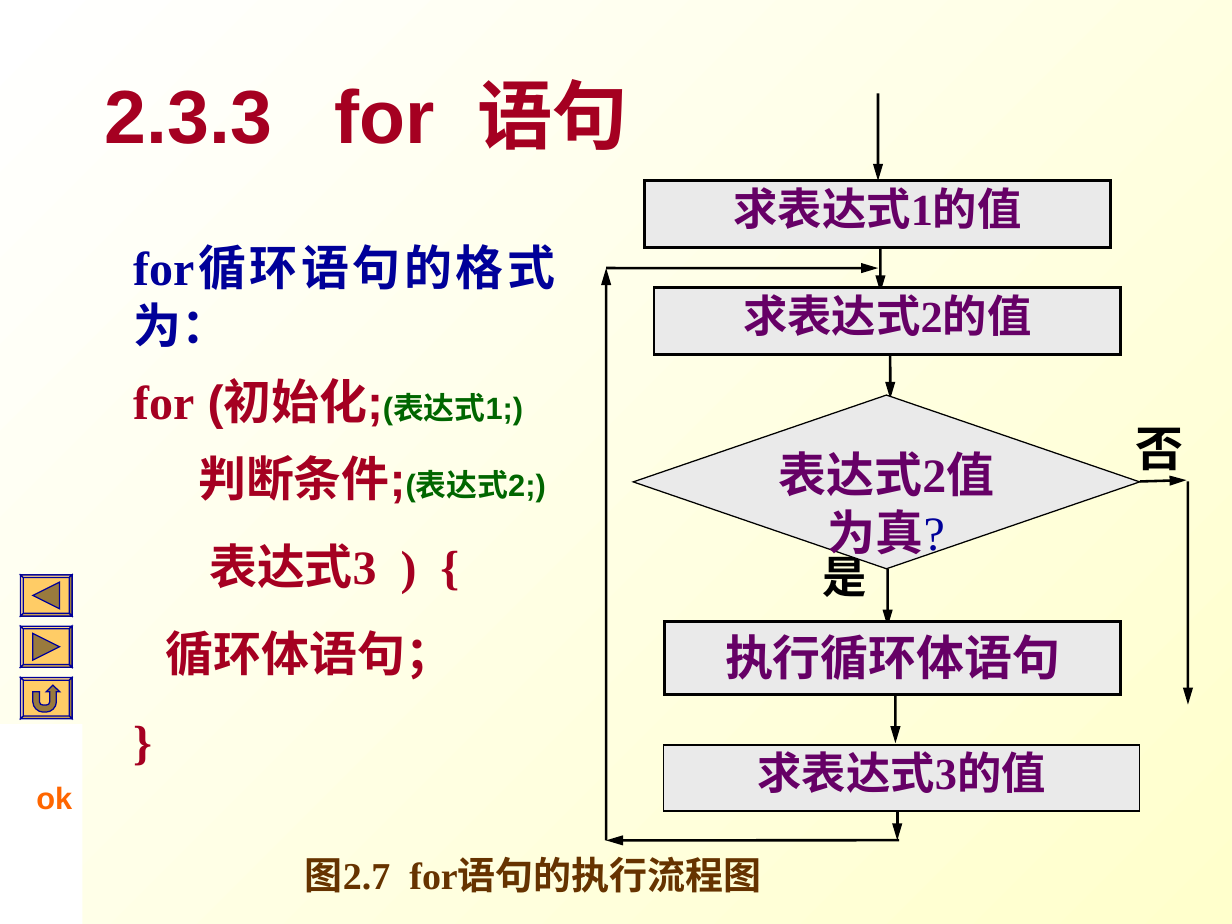
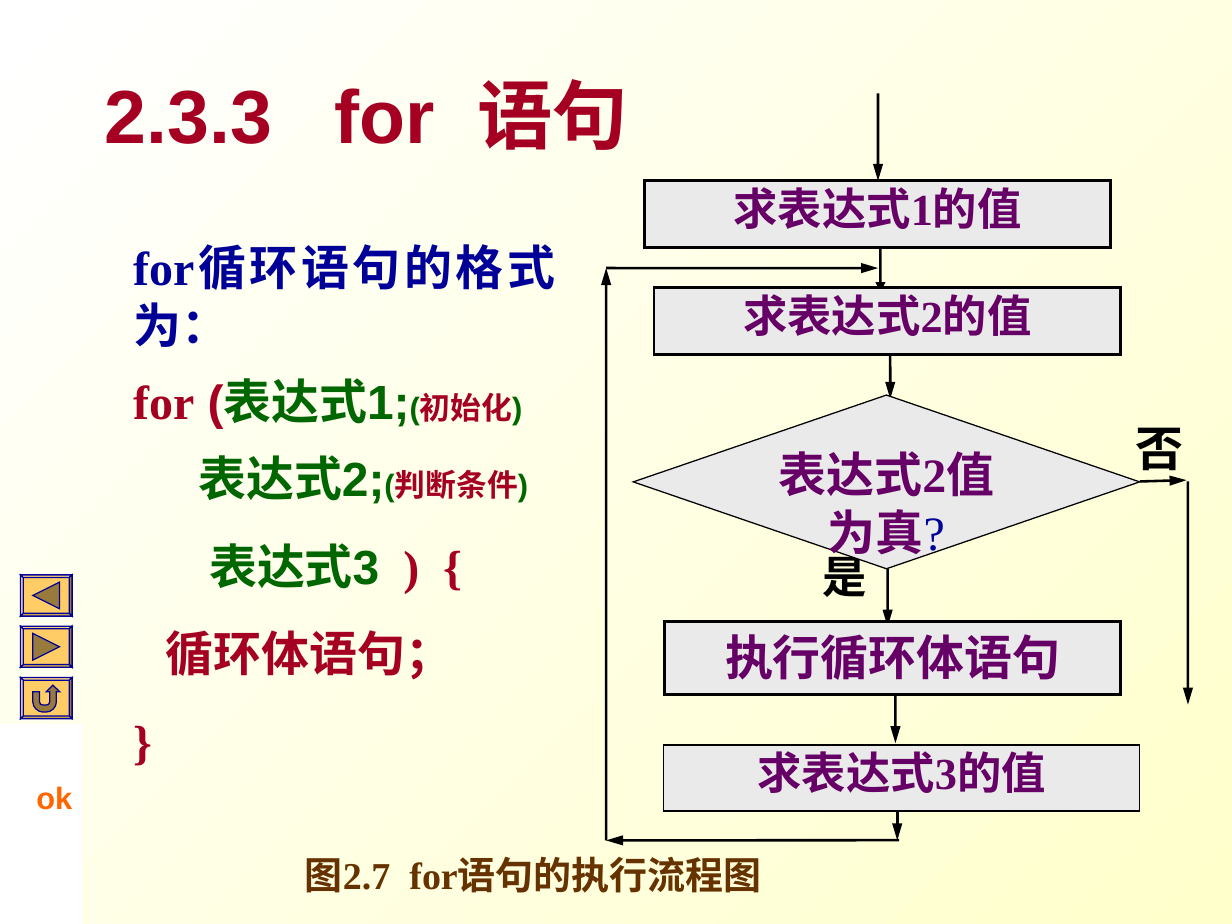
Before and after one commit to Changhe160/Changhe160.github.io, a slide deck: slide 28 of teachingRes/Cplusplus/unit02控制结构.ppt. Drawn at 1232x924 pixels with LibreOffice and Linux fonts; fonts in the diff are those of the drawing. Boxes give left, top, right and bottom in pixels: in the first picture for what was removed or moved away, otherwise in the second. Text is boxed around its words. In the diff, an @@ line names an element or a change of style, - is before the commit and + after.

```diff
--- a/teachingRes/Cplusplus/unit02控制结构.ppt
+++ b/teachingRes/Cplusplus/unit02控制结构.ppt
@@ text at (x1=133, y1=382, x2=528, y2=504): text changed; size 18 to 28 pt @@
-for (初始化;(表达式1;)
-判断条件;(表达式2;)
+for (表达式1;(初始化)
+表达式2;(判断条件)
@@ text at (x1=209, y1=543, x2=379, y2=589): font Times New Roman to Arial, text colour #A50021 to #006600 in "表达式3" @@
```
Also in this commit, not shown: 7 other slides changed, 2 slides removed.
